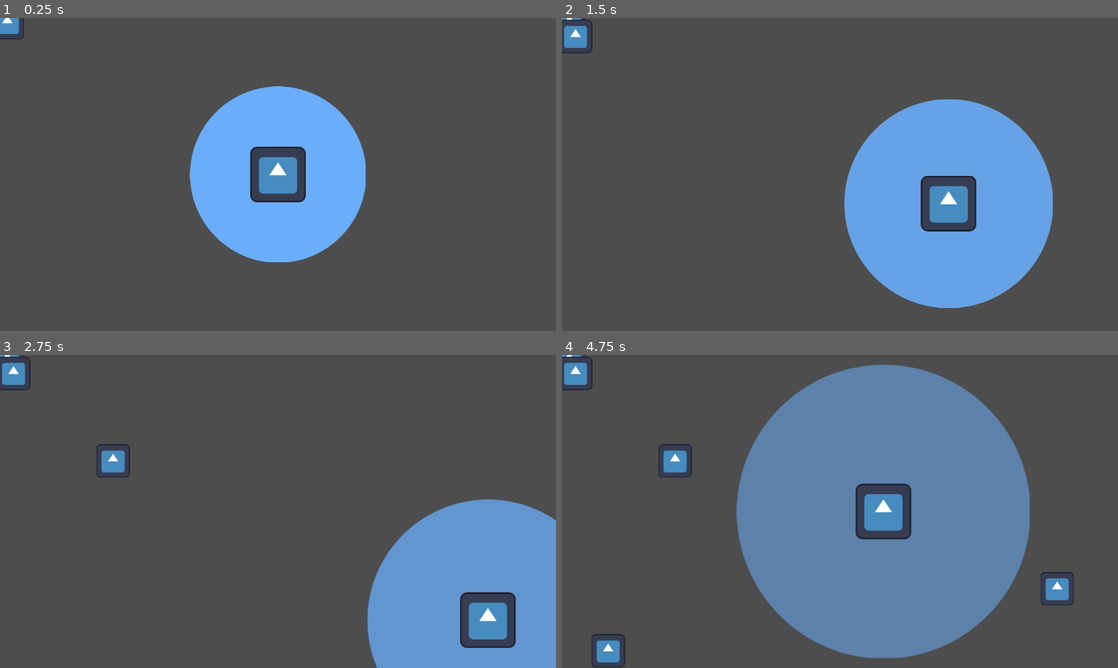
Above: before the commit, frames 1-4 (two rows, left to right).
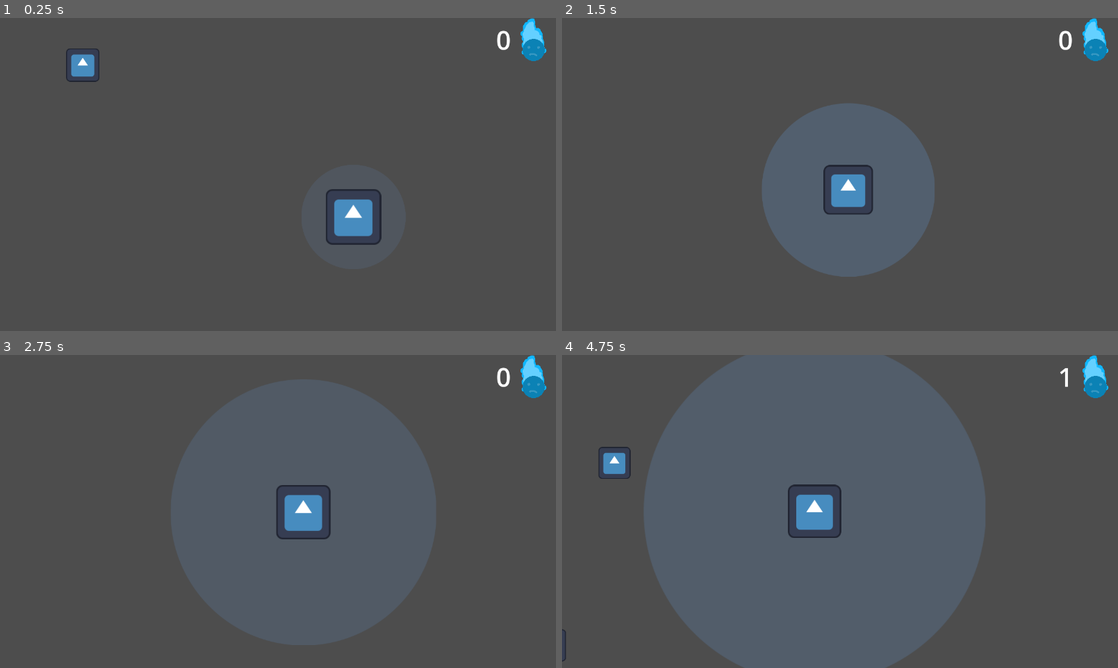
Above: after the commit, the same moments.

Repository: dkristia/Soul-Harvester
Game: Godot game, scene res://Scenes/Game/game.tscn
Two runs of this game, one before a commit and one after it. Both use one fixed random seed, a clock stepped at 60 frames per second and the inputs below. The engine's default icon, where the game draws it, is replaced by a stand-in: a white triangle on a blue panel in a dark square.
Inputs (mouse positions are in pixels of both pictures, inside the frame that each line leads up to):
- Up to frame 1 (0.25 s): no input
- Up to frame 2 (1.5 s): tap Enter (ui_accept) at 0.5, 0.77, 1.07 s; move the mouse to (962, 158) at 0.52 s; hold D (right) 0.53-1.28 s; tap Mouse wheel up (zoomin, bound only after the commit) at 0.6 s; tap Mouse wheel down (zoomout, bound only after the commit) at 0.8, 1.35 s; move the mouse to (728, 190) at 1.27 s; hold S (down) from 1.28 s (still down)
- Up to frame 3 (2.75 s): tap Enter (ui_accept) at 1.52, 1.55, 1.82, 2.1 s; move the mouse to (333, 442) at 2.02 s; release S (down) at 2.03 s; hold D (right) from 2.03 s (still down); tap Mouse wheel up (zoomin, bound only after the commit) at 2.3 s
- Up to frame 4 (4.75 s): move the mouse to (812, 574) at 2.77 s; release D (right) at 2.78 s; hold W (up) 2.78-3.53 s; tap Mouse wheel up (zoomin, bound only after the commit) at 2.85, 4.35 s; tap Enter (ui_accept) at 3.02, 3.32, 3.77, 3.8, 4.07, 4.52 s; tap Mouse wheel down (zoomout, bound only after the commit) at 3.05, 3.6 s; move the mouse to (1006, 558) at 3.52 s; hold A (left) from 3.53 s (still down); move the mouse to (673, 464) at 4.27 s

The runs differ from the first frame. In frame 1, 15% of the frame differs, in the area x 0-99%, y 0-78%; in frame 2, 28%; in frame 3, 18%; in frame 4, 59%, in the area x 0-99%, y 0-100%.
Error before the commit: Parse Error: Expected indented block after function declaration. (res://Objects/Player/radius.gd:9)

Commit message:
add souls and camera zoom

Diff:
--- a/Objects/Player/PickupRadius.gd
+++ b/Objects/Player/PickupRadius.gd
@@ -5,13 +5,20 @@
 @onready var _radius = preload("res://Objects/Player/radius.tscn")
 
 func _process(delta):
-	sprite.modulate.a += 0.1 * delta * mode
-	sprite.scale += Vector2(0.1, 0.1) * delta
+	sprite.modulate.a += 0.1 * delta * mode * 4
+	sprite.scale += Vector2(0.2, 0.2) * delta * 4
+
+	if sprite.scale > Vector2(0.65, 0.65):
+		sprite.scale = Vector2(0.65, 0.65)
+
 	if sprite.modulate.a >= 0.2:
 		mode = -1
-	if sprite.modulate.a <= 0:
+	elif sprite.modulate.a <= 0:
 		sprite.queue_free()
 		var newsprite = _radius.instantiate()
 		add_child(newsprite)
 		sprite = newsprite
 		mode = 1
+
+	if Input.is_action_just_pressed("ui_accept"):
+		scale += Vector2(0.1, 0.1)
--- /dev/null
+++ b/Objects/Player/camera.gd
@@ -0,0 +1,10 @@
+extends Camera2D
+
+
+func _process(delta):
+	var za = zoom.x * 0.1
+	var zoomamount = Vector2(za, za)
+	if Input.is_action_just_pressed("zoomout"):
+		zoom -= zoomamount
+	if Input.is_action_just_pressed("zoomin"):
+		zoom += zoomamount
--- a/Objects/Player/player.gd
+++ b/Objects/Player/player.gd
@@ -1,9 +1,12 @@
 extends CharacterBody2D
 
 @export var speed = 20
+@onready var global = $"/root/Global"
 
 func _ready():
-	position = get_viewport().get_visible_rect().size/2
+	var spawnpos = get_viewport().get_visible_rect().size/2
+	position = spawnpos
+
 
 func _physics_process(delta):
 	var directions = get_directions()
@@ -37,4 +40,5 @@
 
 func _on_pickup_radius_area_entered(area):
 	if area.is_in_group("soul"):
-		area.position = position
+		global.souls += 1
+		area.queue_free()
--- a/Objects/Player/player.tscn
+++ b/Objects/Player/player.tscn
@@ -1,9 +1,10 @@
-[gd_scene load_steps=8 format=3 uid="uid://cjb5sf04lvpfr"]
+[gd_scene load_steps=9 format=3 uid="uid://cjb5sf04lvpfr"]
 
 [ext_resource type="Texture2D" uid="uid://t7n25g7bmk2k" path="res://icon.svg" id="1_fke4s"]
 [ext_resource type="Script" path="res://Objects/Player/player.gd" id="1_jhjqj"]
 [ext_resource type="Script" path="res://Objects/Player/PickupRadius.gd" id="2_k3vsl"]
 [ext_resource type="PackedScene" uid="uid://dk18t2m2vlsbr" path="res://Objects/Player/radius.tscn" id="3_5jch1"]
+[ext_resource type="Script" path="res://Objects/Player/camera.gd" id="5_kan6u"]
 
 [sub_resource type="CircleShape2D" id="CircleShape2D_6qokj"]
 
@@ -40,4 +41,8 @@
 [node name="MainSprite" type="AnimatedSprite2D" parent="."]
 sprite_frames = SubResource("SpriteFrames_id8y5")
 
+[node name="Camera2D" type="Camera2D" parent="."]
+position_smoothing_enabled = true
+script = ExtResource("5_kan6u")
+
 [connection signal="area_entered" from="PickupRadius" to="." method="_on_pickup_radius_area_entered"]
--- a/Objects/Player/radius.gd
+++ b/Objects/Player/radius.gd
@@ -5,5 +5,3 @@
 func _ready():
 	modulate.a = 0
 	scale = Vector2(0.2, 0.2)
-
-func _process(delta):
--- /dev/null
+++ b/Scenes/GUI/GUI.gd
@@ -0,0 +1,7 @@
+extends Control
+
+@onready var soulLabel = $CanvasLayer/HBoxContainer/MarginContainer/Souls
+@onready var global = $"/root/Global"
+
+func _process(delta):
+	soulLabel.text = str(global.souls)
--- /dev/null
+++ b/Scenes/GUI/GUI.tscn
@@ -0,0 +1,45 @@
+[gd_scene load_steps=4 format=3 uid="uid://dmtf1ngn0r3sk"]
+
+[ext_resource type="Texture2D" uid="uid://bjh5nlvywuuhh" path="res://Assets/soul.png" id="1_1s835"]
+[ext_resource type="Script" path="res://Scenes/GUI/GUI.gd" id="1_cfqvc"]
+
+[sub_resource type="LabelSettings" id="LabelSettings_ybedg"]
+font_size = 60
+
+[node name="GUI" type="Control"]
+layout_mode = 3
+anchors_preset = 15
+anchor_right = 1.0
+anchor_bottom = 1.0
+grow_horizontal = 2
+grow_vertical = 2
+script = ExtResource("1_cfqvc")
+
+[node name="CanvasLayer" type="CanvasLayer" parent="."]
+
+[node name="HBoxContainer" type="HBoxContainer" parent="CanvasLayer"]
+anchors_preset = 1
+anchor_left = 1.0
+anchor_right = 1.0
+offset_left = -40.0
+offset_bottom = 40.0
+grow_horizontal = 0
+size_flags_horizontal = 8
+
+[node name="MarginContainer" type="MarginContainer" parent="CanvasLayer/HBoxContainer"]
+layout_mode = 2
+
+[node name="Souls" type="Label" parent="CanvasLayer/HBoxContainer/MarginContainer"]
+texture_filter = 1
+layout_mode = 2
+size_flags_horizontal = 8
+text = "0"
+label_settings = SubResource("LabelSettings_ybedg")
+
+[node name="MarginContainer2" type="MarginContainer" parent="CanvasLayer/HBoxContainer"]
+layout_mode = 2
+
+[node name="TextureRect" type="TextureRect" parent="CanvasLayer/HBoxContainer/MarginContainer2"]
+texture_filter = 1
+layout_mode = 2
+texture = ExtResource("1_1s835")
--- a/Scenes/Game/game.tscn
+++ b/Scenes/Game/game.tscn
@@ -1,8 +1,9 @@
-[gd_scene load_steps=4 format=3 uid="uid://wwfow3wd3cb1"]
+[gd_scene load_steps=5 format=3 uid="uid://wwfow3wd3cb1"]
 
 [ext_resource type="Script" path="res://Scenes/Game/game.gd" id="1_f5epg"]
 [ext_resource type="PackedScene" uid="uid://cjb5sf04lvpfr" path="res://Objects/Player/player.tscn" id="1_vj3yr"]
 [ext_resource type="PackedScene" uid="uid://fxcy6ik66bad" path="res://Objects/Soul/soul.tscn" id="2_lndwe"]
+[ext_resource type="PackedScene" uid="uid://dmtf1ngn0r3sk" path="res://Scenes/GUI/GUI.tscn" id="4_a5h50"]
 
 [node name="Game" type="Node2D"]
 script = ExtResource("1_f5epg")
@@ -14,4 +15,6 @@
 [node name="SoulSpawner" type="Timer" parent="."]
 autostart = true
 
+[node name="GUI" parent="." instance=ExtResource("4_a5h50")]
+
 [connection signal="timeout" from="SoulSpawner" to="." method="_on_soul_spawner_timeout"]
--- /dev/null
+++ b/global.gd
@@ -0,0 +1,3 @@
+extends Node
+
+@export var souls = 0
--- a/player.tscn
+++ /dev/null
@@ -1,7 +0,0 @@
-[gd_scene load_steps=2 format=3 uid="uid://cs0hqj5ucgxtf"]
-
-[ext_resource type="PackedScene" uid="uid://dq36c5n3u0y8x" path="res://Objects/Player/player.tscn" id="1_n7evu"]
-
-[node name="player" type="Node2D"]
-
-[node name="player" parent="." instance=ExtResource("1_n7evu")]
--- a/project.godot
+++ b/project.godot
@@ -14,6 +14,10 @@
 run/main_scene="res://Scenes/Game/game.tscn"
 config/features=PackedStringArray("4.1", "Forward Plus")
 config/icon="res://icon.svg"
+
+[autoload]
+
+Global="*res://global.gd"
 
 [display]
 
@@ -42,3 +46,13 @@
 "events": [Object(InputEventKey,"resource_local_to_scene":false,"resource_name":"","device":-1,"window_id":0,"alt_pressed":false,"shift_pressed":false,"ctrl_pressed":false,"meta_pressed":false,"pressed":false,"keycode":0,"physical_keycode":68,"key_label":0,"unicode":100,"echo":false,"script":null)
 ]
 }
+zoomout={
+"deadzone": 0.5,
+"events": [Object(InputEventMouseButton,"resource_local_to_scene":false,"resource_name":"","device":-1,"window_id":0,"alt_pressed":false,"shift_pressed":false,"ctrl_pressed":false,"meta_pressed":false,"button_mask":0,"position":Vector2(0, 0),"global_position":Vector2(0, 0),"factor":1.0,"button_index":5,"canceled":false,"pressed":false,"double_click":false,"script":null)
+]
+}
+zoomin={
+"deadzone": 0.5,
+"events": [Object(InputEventMouseButton,"resource_local_to_scene":false,"resource_name":"","device":-1,"window_id":0,"alt_pressed":false,"shift_pressed":false,"ctrl_pressed":false,"meta_pressed":false,"button_mask":0,"position":Vector2(0, 0),"global_position":Vector2(0, 0),"factor":1.0,"button_index":4,"canceled":false,"pressed":false,"double_click":false,"script":null)
+]
+}
Binary file added: Assets/soul.png
Not shown, added: Assets/soul.png.import
